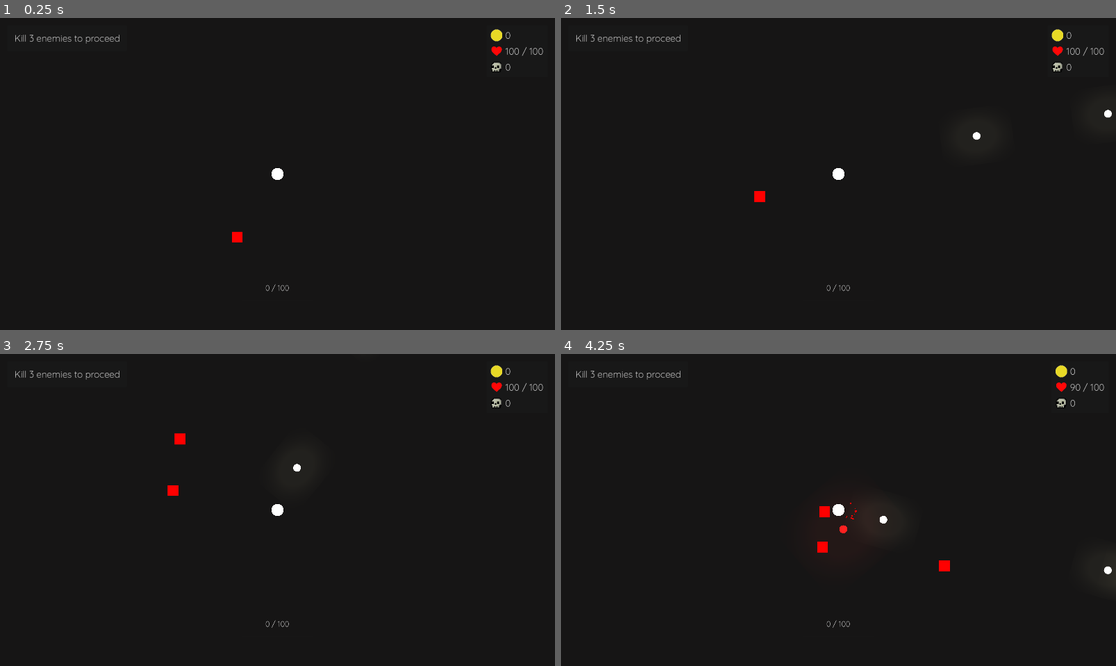
Above: before the commit, frames 1-4 (two rows, left to right).
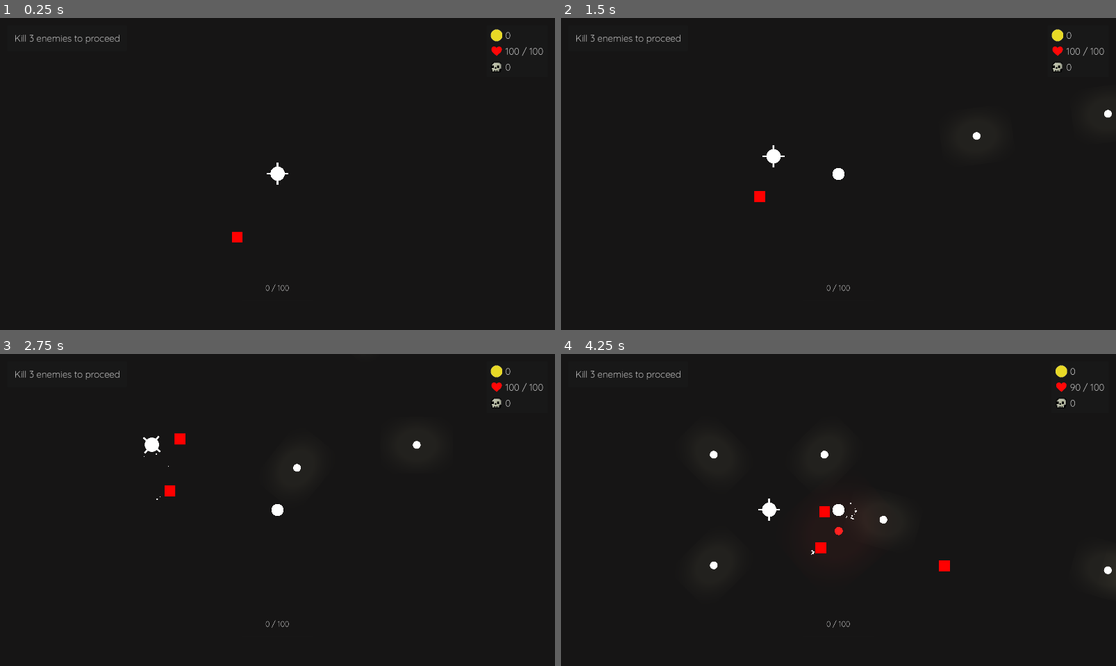
Above: after the commit, the same moments.

Repository: aiden10/towertide
Game: Godot game, scene res://Arena/arena.tscn
The game is run twice, just before and just after one commit, with the same random seed, the same clock (stepped at 60 frames per second) and the same inputs.
Inputs (mouse positions are in pixels of both pictures, inside the frame that each line leads up to):
- Up to frame 1 (0.25 s): no input
- Up to frame 2 (1.5 s): tap Enter at 0.5 s; move the mouse to (960, 158) at 0.52 s; press the mouse at (960, 158) at 0.53 s; hold D (right) 0.53-1.28 s; move the mouse to (727, 189) at 1.27 s; release the mouse at (727, 189) at 1.28 s; hold S (down) from 1.28 s (still down); click (727, 189) at 1.35 s
- Up to frame 3 (2.75 s): move the mouse to (333, 441) at 2.02 s; release S (down) at 2.03 s; press the mouse at (333, 441) at 2.03 s; hold D (right) from 2.03 s (still down)
- Up to frame 4 (4.25 s): move the mouse to (810, 572) at 2.77 s; release D (right) at 2.78 s; release the mouse at (810, 572) at 2.78 s; hold W (up) 2.78-3.53 s; click (810, 572) at 2.85 s; move the mouse to (1005, 556) at 3.52 s; press the mouse at (1005, 556) at 3.53 s; hold A (left) from 3.53 s (still down)

The runs differ from the first frame. In frame 1, less than 0.1% of the frame differs, in the area x 48-52%, y 46-54%; in frame 2, 0.1%; in frame 3, 0.2%; in frame 4, 0.3%, in the area x 26-54%, y 30-70%.

Commit message:
first tower and knockback

Diff:
--- a/Arena/arena.gd
+++ b/Arena/arena.gd
@@ -46,6 +46,7 @@
 
 func start_new_level() -> void:
 	PlayerState.level += 1
+	PlayerState.health = PlayerState.max_health
 	PlayerState.enemies_killed = 0
 	PlayerState.clear_condition = PlayerState.level * 100
 	get_tree().call_deferred("change_scene_to_packed", Scenes.shop_scene)
--- a/Arena/arena.tscn
+++ b/Arena/arena.tscn
@@ -6,6 +6,7 @@
 [ext_resource type="PackedScene" uid="uid://onunwggusljt" path="res://enemies/Basic/BasicEnemy.tscn" id="4_5ndg3"]
 [ext_resource type="Texture2D" uid="uid://dbptxtjcgtb5s" path="res://sprites/arena/background.png" id="4_ttpg6"]
 [ext_resource type="PackedScene" uid="uid://cmnf66ocvlno0" path="res://overlay/Overlay.tscn" id="5_0u82s"]
+[ext_resource type="PackedScene" uid="uid://cf274dmdg2p2t" path="res://towers/cross/CrossTower.tscn" id="7_jm53g"]
 
 [node name="Arena" type="Node2D"]
 script = ExtResource("1_5n0be")
@@ -26,3 +27,5 @@
 anchor_bottom = 0.0
 grow_horizontal = 1
 grow_vertical = 1
+
+[node name="CrossTower" parent="." instance=ExtResource("7_jm53g")]
--- a/Enemy/enemy.gd
+++ b/Enemy/enemy.gd
@@ -12,14 +12,22 @@
 var xp_drop_range: int
 var gold_drop_range: float
 var drop_count: int
+var knockback_velocity: Vector2 = Vector2.ZERO
 
-func _physics_process(_delta: float) -> void:
+func _physics_process(delta: float) -> void:
+	if knockback_velocity != Vector2.ZERO:
+		velocity = knockback_velocity
+		knockback_velocity = knockback_velocity.move_toward(Vector2.ZERO, delta * 1000)
+
 	move_and_slide()
 
-func take_damage(damage_taken: float) -> void:
+func take_damage(damage_taken: float, knockback_direction: Vector2 = Vector2.ZERO) -> void:
 	health -= damage_taken
 	if health <= 0:
 		on_death()
+
+	if knockback_direction != Vector2.ZERO:
+		knockback_velocity = knockback_direction * PlayerState.knockback
 
 func on_death() -> void:
 	for i in range(gold_drop_count):
--- a/Player/player.gd
+++ b/Player/player.gd
@@ -1,6 +1,6 @@
 extends CharacterBody2D
 
-var firerate_counter = PlayerState.firerate
+var shot_timer = PlayerState.firerate
 var can_shoot = true
 
 signal clicked
@@ -26,16 +26,16 @@
 	var collision = move_and_collide(velocity * delta)
 	if collision:
 		EventBus.collided.emit(collision.get_collider())
-	if firerate_counter > 0:
-		firerate_counter -= delta
-	if firerate_counter <= 0:
+	if shot_timer > 0:
+		shot_timer -= delta
+	if shot_timer <= 0:
 		can_shoot = true
-		firerate_counter = PlayerState.firerate
+		shot_timer = PlayerState.firerate
 
 func shoot(mouse_position: Vector2):
 	if can_shoot:
-		GameState.player_projectiles = []
 		var bullet = Scenes.player_projectile_scene.instantiate()
+		GameState.player_projectiles[bullet] = 1
 		bullet.position = position
 		bullet.start(mouse_position, PlayerState.projectile_speed, PlayerState.damage, "player")
 		EventBus.arena_spawn.emit(bullet)
@@ -60,5 +60,5 @@
 	PlayerState.gold += 1
 
 func apply_player_bullet_effects():
-	for bullet in GameState.player_projectiles:
+	for bullet in GameState.player_projectiles.keys():
 		pass
--- a/Player/player_constants.gd
+++ b/Player/player_constants.gd
@@ -8,3 +8,4 @@
 const BASE_XP: int = 100
 const LEVEL_MULTIPLIER: float = 1.15
 const DEFAULT_LEVEL_UP_CONDITION: float = 100
+const DEFAULT_KNOCKBACK: float = 100
--- /dev/null
+++ b/autoloads/towers.gd
@@ -0,0 +1,6 @@
+extends Node
+
+var CROSS_COST: int = 10
+var CROSS_NAME: String = "Cross Tower"
+var CROSS_DAMAGE: float = 10
+var CROSS_COOLDOWN: float = 2
--- a/project.godot
+++ b/project.godot
@@ -25,6 +25,7 @@
 Scenes="*res://autoloads/scenes.gd"
 GameState="*res://states/game_state.gd"
 Items="*res://autoloads/items.gd"
+Towers="*res://autoloads/towers.gd"
 
 [display]
 
--- a/projectiles/projectile.gd
+++ b/projectiles/projectile.gd
@@ -5,16 +5,13 @@
 var speed: int
 var shooter: String
 var damage: float
-var lifetime: float = 2.0
+var lifetime: float = 4.0
 @onready var sprite: Sprite2D = $Sprite2D
 
 func _ready() -> void:
 	area_entered.connect(_on_area_entered)
 
 func start(mouse_position: Vector2, projectile_speed: int, bullet_damage: int, origin: String) -> void:
-	if origin == "player":
-		GameState.player_projectiles.append(self)
-
 	speed = projectile_speed
 	damage = bullet_damage
 	shooter = origin
@@ -23,7 +20,11 @@
 
 	var tween = create_tween()
 	tween.tween_interval(lifetime)
-	tween.tween_callback(queue_free)
+	tween.tween_callback(clear)
+
+func clear() -> void:
+	GameState.player_projectiles.erase(self)
+	queue_free()
 
 func _physics_process(delta: float) -> void:
 	velocity = direction * speed
@@ -39,10 +40,10 @@
 	var parent = area.get_parent()
 	if parent.is_in_group("Enemies") and shooter != "enemy":
 		spawn_hit_effect(Color(255, 255, 255, 100))
-		parent.take_damage(damage)
-		queue_free()
+		parent.take_damage(damage, direction)
+		clear()
 
 	if parent.is_in_group("Player") and shooter != "player":
 		spawn_hit_effect(Color(255, 0, 0, 100))
 		parent.take_damage(damage)
-		queue_free()
+		clear()
--- a/states/game_state.gd
+++ b/states/game_state.gd
@@ -1,3 +1,3 @@
 extends Node
 
-var player_projectiles: Array[Area2D] = []
+var player_projectiles: Dictionary = {}
--- a/states/player_state.gd
+++ b/states/player_state.gd
@@ -14,3 +14,4 @@
 var firerate: float = PlayerConstants.DEFAULT_FIRERATE
 var projectile_speed: int = PlayerConstants.DEFAULT_PROJECTILE_SPEED
 var level_up_condition: int = PlayerConstants.DEFAULT_LEVEL_UP_CONDITION
+var knockback: float = PlayerConstants.DEFAULT_KNOCKBACK
--- /dev/null
+++ b/towers/cross/CrossTower.tscn
@@ -0,0 +1,68 @@
+[gd_scene load_steps=14 format=3 uid="uid://cf274dmdg2p2t"]
+
+[ext_resource type="Texture2D" uid="uid://dy3wa6verao8k" path="res://sprites/towers/cross/f1.png" id="1_av47i"]
+[ext_resource type="Script" path="res://towers/cross/cross_tower.gd" id="1_qcd6w"]
+[ext_resource type="Texture2D" uid="uid://dlolhefv3qih8" path="res://sprites/towers/cross/f2.png" id="2_sc465"]
+[ext_resource type="Texture2D" uid="uid://bo74jpv7fdnwj" path="res://sprites/towers/cross/f3.png" id="3_0rmfl"]
+[ext_resource type="Texture2D" uid="uid://b1l7j4q8owh36" path="res://sprites/towers/cross/f4.png" id="4_nksxs"]
+[ext_resource type="Texture2D" uid="uid://dubu0owmc1kjs" path="res://sprites/towers/cross/f5.png" id="5_ih4g7"]
+[ext_resource type="Texture2D" uid="uid://dt5u0jx7lpn6p" path="res://sprites/towers/cross/f6.png" id="6_sedko"]
+[ext_resource type="Texture2D" uid="uid://cw5f50m8b0q1g" path="res://sprites/towers/cross/f7.png" id="7_qsr50"]
+[ext_resource type="Texture2D" uid="uid://d4c2ii4rp81i" path="res://sprites/towers/cross/f8.png" id="8_n651x"]
+[ext_resource type="Texture2D" uid="uid://cbjt7sr5k6dy6" path="res://sprites/towers/cross/f9.png" id="9_p7kx7"]
+
+[sub_resource type="RectangleShape2D" id="RectangleShape2D_kcfrt"]
+
+[sub_resource type="SpriteFrames" id="SpriteFrames_hsmet"]
+animations = [{
+"frames": [{
+"duration": 1.0,
+"texture": ExtResource("1_av47i")
+}, {
+"duration": 1.0,
+"texture": ExtResource("2_sc465")
+}, {
+"duration": 1.0,
+"texture": ExtResource("3_0rmfl")
+}, {
+"duration": 1.0,
+"texture": ExtResource("4_nksxs")
+}, {
+"duration": 1.0,
+"texture": ExtResource("5_ih4g7")
+}, {
+"duration": 1.0,
+"texture": ExtResource("6_sedko")
+}, {
+"duration": 1.0,
+"texture": ExtResource("7_qsr50")
+}, {
+"duration": 1.0,
+"texture": ExtResource("8_n651x")
+}, {
+"duration": 1.0,
+"texture": ExtResource("9_p7kx7")
+}],
+"loop": true,
+"name": &"default",
+"speed": 5.0
+}]
+
+[sub_resource type="CircleShape2D" id="CircleShape2D_m0uk7"]
+radius = 30.0167
+
+[node name="CrossTower" type="Area2D"]
+script = ExtResource("1_qcd6w")
+
+[node name="CollisionShape2D" type="CollisionShape2D" parent="."]
+shape = SubResource("RectangleShape2D_kcfrt")
+
+[node name="Sprite" type="AnimatedSprite2D" parent="."]
+position = Vector2(5.68434e-14, -1)
+scale = Vector2(0.202918, 0.202918)
+sprite_frames = SubResource("SpriteFrames_hsmet")
+
+[node name="Area2D" type="Area2D" parent="."]
+
+[node name="CollisionShape2D" type="CollisionShape2D" parent="Area2D"]
+shape = SubResource("CircleShape2D_m0uk7")
--- /dev/null
+++ b/towers/cross/cross_tower.gd
@@ -0,0 +1,49 @@
+extends Tower
+
+@onready var sprite: AnimatedSprite2D = $Sprite
+
+var shot_timer: float
+var is_cross_pattern: bool = true
+var current_frame: int = 0
+
+func _ready() -> void:
+	tower_name = Towers.CROSS_NAME
+	cost = Towers.CROSS_COST
+	cooldown = Towers.CROSS_COOLDOWN
+	shot_timer = cooldown
+	damage = Towers.CROSS_DAMAGE
+
+func _process(delta: float) -> void:
+	shot_timer -= delta
+	if shot_timer <= 0:
+		shot_timer = cooldown
+		shoot_pattern()
+		is_cross_pattern = !is_cross_pattern  # Toggle pattern for next shot
+		current_frame = (current_frame + 1) % sprite.sprite_frames.get_frame_count("default")
+
+	if current_frame != 0 and current_frame != 4:
+		current_frame = (current_frame + 1) % sprite.sprite_frames.get_frame_count("default")
+
+	sprite.frame = current_frame
+
+func shoot_pattern() -> void:
+	var angles: Array
+	if is_cross_pattern:
+		# Cross pattern: up, right, down, left (0°, 90°, 180°, 270°)
+		angles = [0, PI/2, PI, 3*PI/2]
+	else:
+		# X pattern: 45°, 135°, 225°, 315°
+		angles = [PI/4, 3*PI/4, 5*PI/4, 7*PI/4]
+
+	for angle in angles:
+		shoot_at_angle(angle)
+
+func shoot_at_angle(angle: float) -> void:
+	var bullet = Scenes.player_projectile_scene.instantiate()
+	GameState.player_projectiles[bullet] = 1
+	bullet.position = position
+
+	# Calculate target position using angle
+	var target_position = position + Vector2.RIGHT.rotated(angle) * 100
+	bullet.start(target_position, PlayerState.projectile_speed, PlayerState.damage, "player")
+	EventBus.arena_spawn.emit(bullet)
--- /dev/null
+++ b/towers/tower.gd
@@ -0,0 +1,9 @@
+extends Area2D
+
+class_name Tower
+
+var cooldown: float
+var tower_name: String
+var cost: int
+var damage: float
+var kills: int
Not shown: 1 places in Arena/arena.tscn that only renumber resources
Binary file added: sprites/towers/cross/f1.png
Not shown, added: sprites/towers/cross/f1.png.import
Binary file added: sprites/towers/cross/f2.png
Not shown, added: sprites/towers/cross/f2.png.import
Binary file added: sprites/towers/cross/f3.png
Not shown, added: sprites/towers/cross/f3.png.import
Binary file added: sprites/towers/cross/f4.png
Not shown, added: sprites/towers/cross/f4.png.import
Binary file added: sprites/towers/cross/f5.png
Not shown, added: sprites/towers/cross/f5.png.import
Binary file added: sprites/towers/cross/f6.png
(and 8 more such lines)
